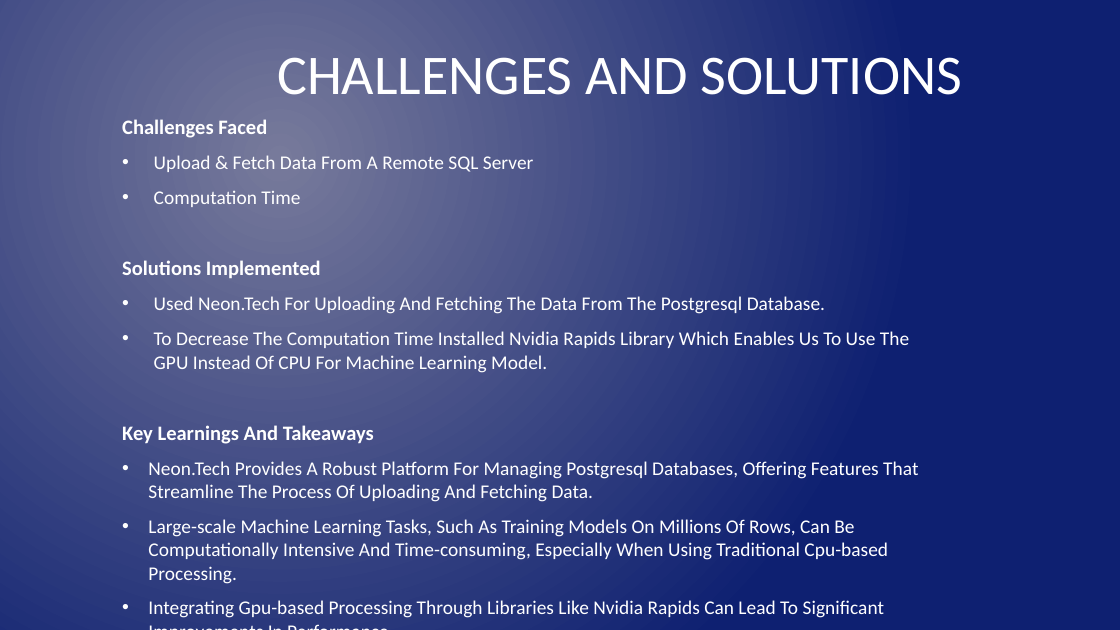
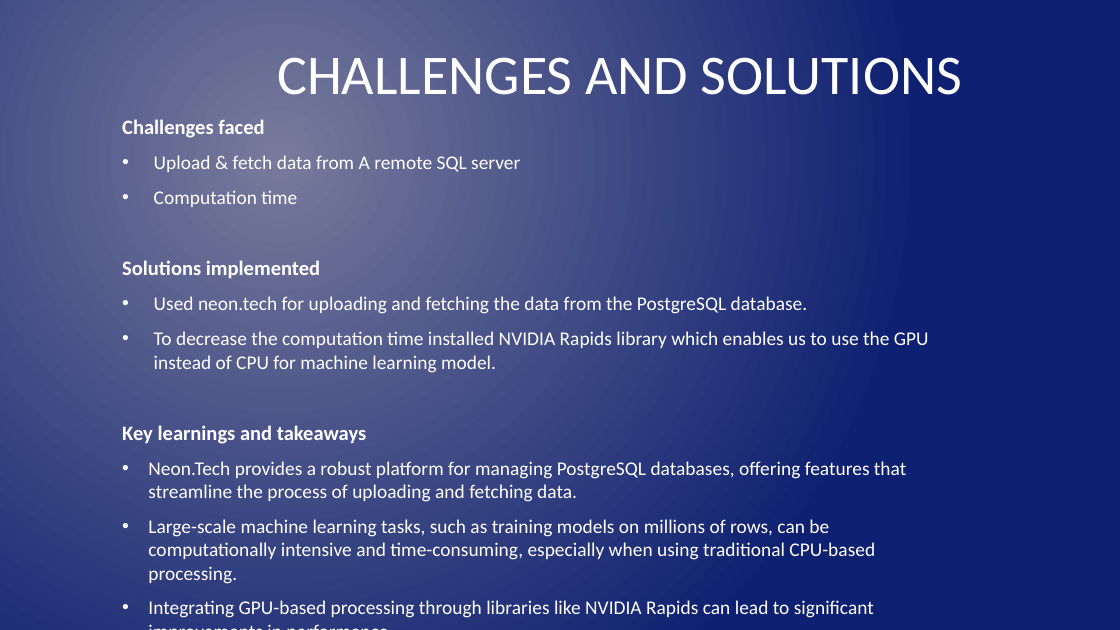
Before and after one commit to rahul-bhutekar/Data-Science, a slide deck: slide 10 of Projects/machine-learning-classification/ml-classification.pptx. Drawn at 1120x630 pixels with LibreOffice and Linux fonts; fonts in the diff are those of the drawing. Boxes give left, top, right and bottom in pixels: in the first picture for what was removed or moved away, otherwise in the second. Text is boxed around its words. In the diff, an @@ line names an element or a change of style, - is before the commit and + after.

```diff
--- a/Projects/machine-learning-classification/ml-classification.pptx
+++ b/Projects/machine-learning-classification/ml-classification.pptx
@@ subtitle at (122,119,929,618): text changed @@
-Challenges Faced
-• Upload & Fetch Data From A Remote SQL Server
-• Computation Time
-Solutions Implemented
-• Used Neon.Tech For Uploading And Fetching The Data From The Postgresql Database.
-• To Decrease The Computation Time Installed Nvidia Rapids Library Which Enables Us To Use The GPU Instead Of CPU For Machine Learning Model.
-Key Learnings And Takeaways
-• Neon.Tech Provides A Robust Platform For Managing Postgresql Databases, Offering Features That Streamline The Process Of Uploading And Fetching Data.
-• Large-scale Machine Learning Tasks, Such As Training Models On Millions Of Rows, Can Be Computationally Intensive And Time-consuming, Especially When Using Traditional Cpu-based Processing.
-• Integrating Gpu-based Processing Through Libraries Like Nvidia Rapids Can Lead To Significant Improvements In Performance
+Challenges faced
+• Upload & fetch data from A remote SQL server
+• Computation time
+Solutions implemented
+• Used neon.tech for uploading and fetching the data from the PostgreSQL database.
+• To decrease the computation time installed NVIDIA Rapids library which enables us to use the GPU instead of CPU for machine learning model.
+Key learnings and takeaways
+• Neon.Tech provides a robust platform for managing PostgreSQL databases, offering features that streamline the process of uploading and fetching data.
+• Large-scale machine learning tasks, such as training models on millions of rows, can be computationally intensive and time-consuming, especially when using traditional CPU-based processing.
+• Integrating GPU-based processing through libraries like NVIDIA Rapids can lead to significant improvements in performance
```
Also in this commit, not shown: 8 other slides changed.
